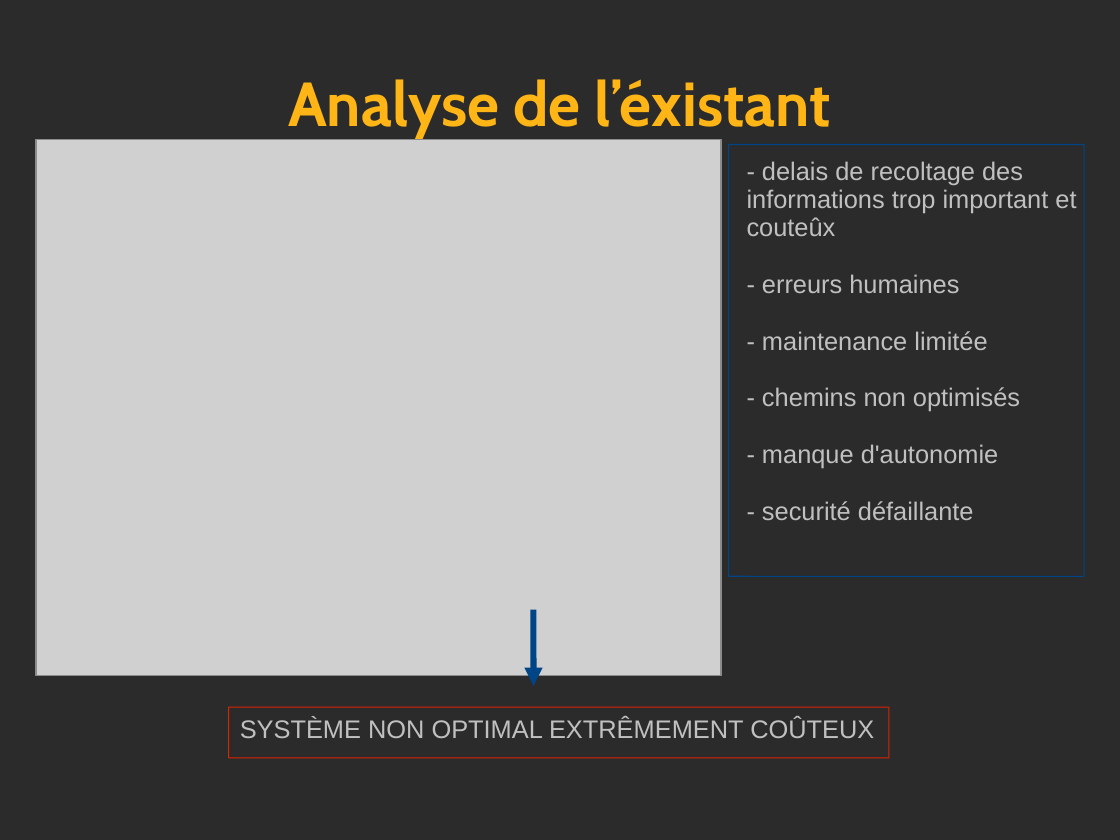
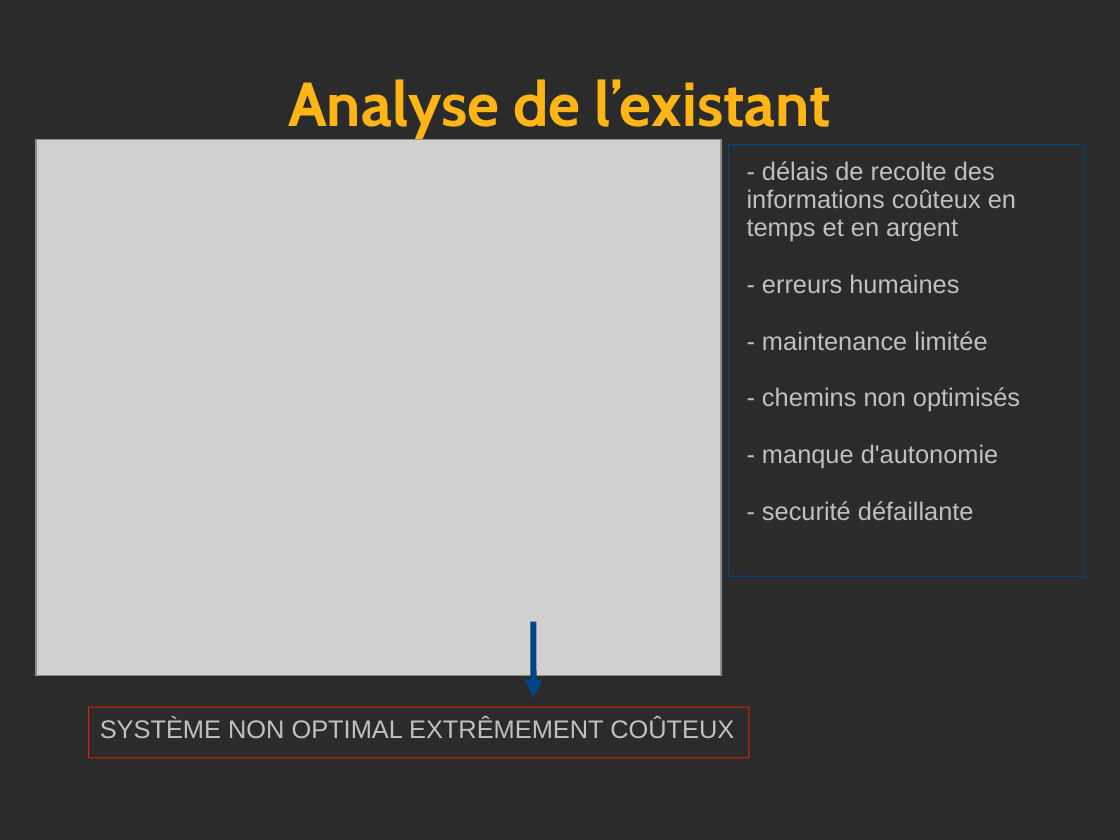
Before and after one commit to leandromattioli/projetIngenierie, a slide deck: slide 5 of Perso_CdP/RevueFinale/RevueFinale.odp. Drawn at 1120x840 pixels with LibreOffice and Linux fonts; fonts in the diff are those of the drawing; grey boxes stand for pictures; background and template pictures are left out; a plain dark background stands for a picture behind light text. Boxes give left, top, right and bottom in pixels: in the first picture for what was removed or moved away, otherwise in the second. Text is boxed around its words. In the diff, an @@ line names an element or a change of style, - is before the commit and + after.

```diff
--- a/Perso_CdP/RevueFinale/RevueFinale.odp
+++ b/Perso_CdP/RevueFinale/RevueFinale.odp
@@ title at (288,79,831,140): text changed @@
-Analyse de l’éxistant
+Analyse de l’existant
@@ text at (747,161,1016,241): text changed @@
-- delais de recoltage des informations trop important et couteûx
+- délais de recolte des informations coûteux en temps et en argent
@@ arrow moved from (534, 610) - (534, 686) to (534, 622) - (534, 698) @@
@@ rounded rectangle: place and size @@
-rounded rectangle at (229,707,889,758)
+rounded rectangle at (88,707,749,758)
@@ text "SYSTÈME NON OPTIMAL EXTRÊMEMENT COÛTEUX": place and size @@
-text "SYSTÈME NON OPTIMAL EXTRÊMEMENT COÛTEUX" at (240,718,874,738)
+text "SYSTÈME NON OPTIMAL EXTRÊMEMENT COÛTEUX" at (100,718,734,738)
```
Also in this commit, not shown: 9 other slides changed, 4 slides added, 1 slide removed, 20 other files.
